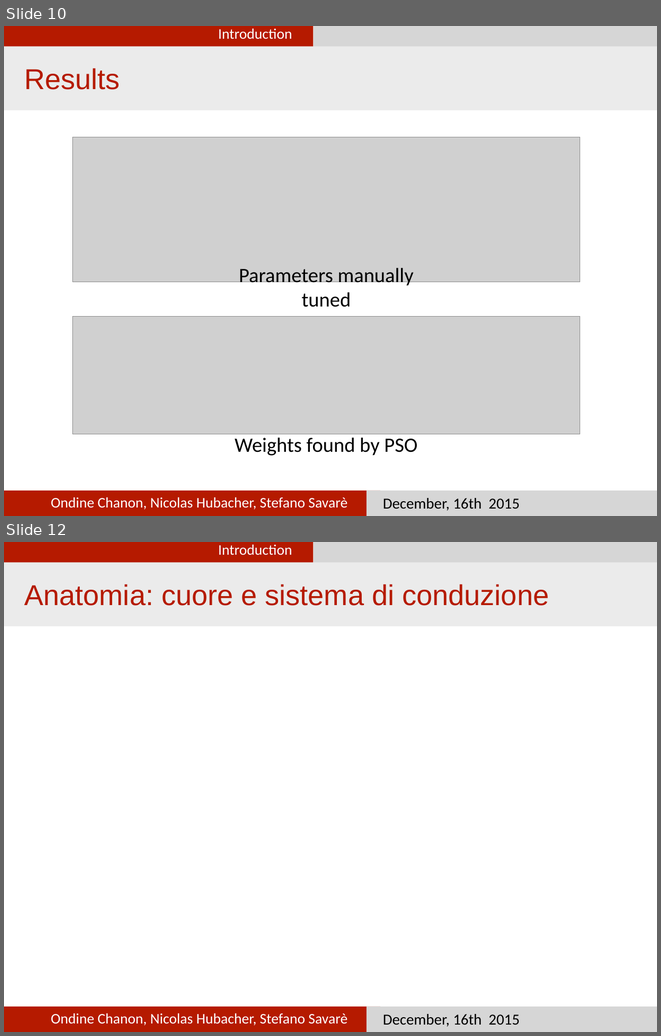
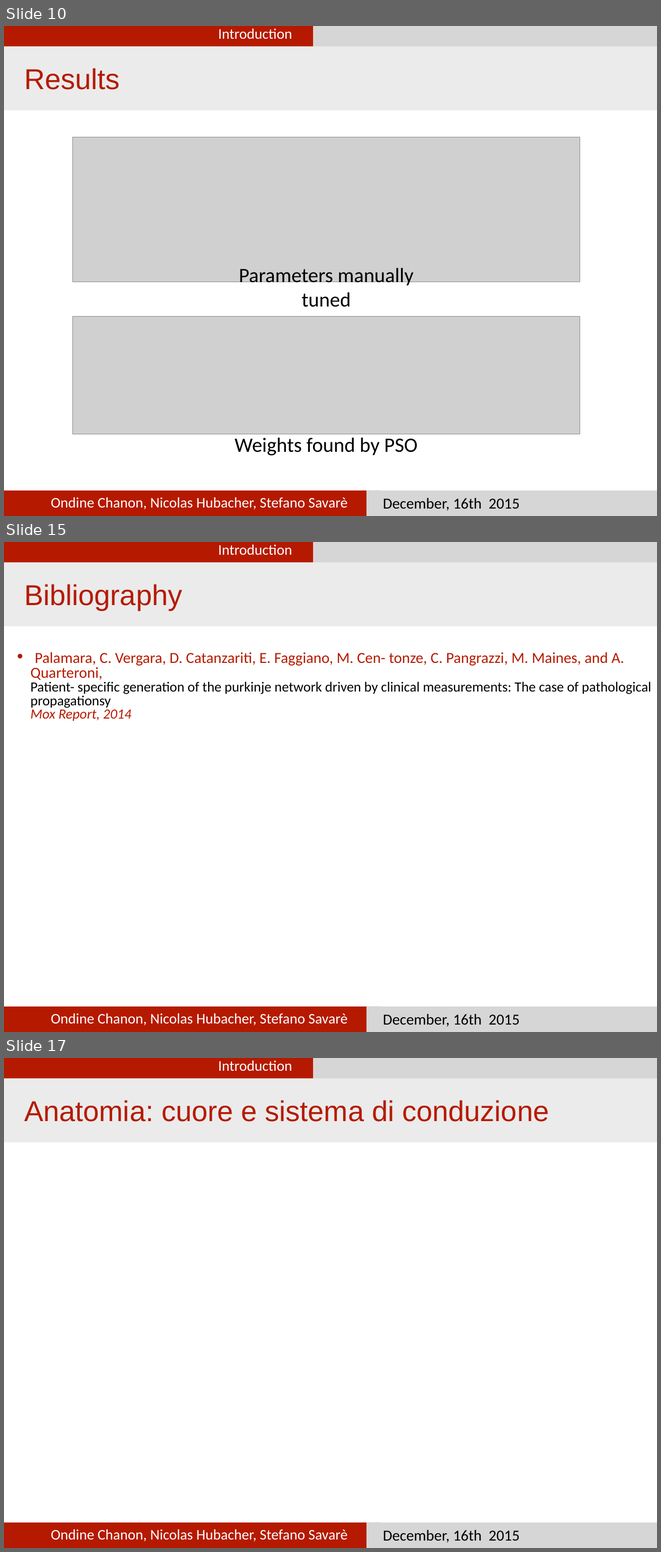
Before and after one commit to nhubi/disProject, a slide deck: Presentation/presentation.pptx. Shown one above the other, each under a label of ours: slides 10 and 12 before the commit, slides 10, 15 and 17 after it; the slides between them are not shown. The pictures are 661x1036 and 661x1552 pixels, drawn with LibreOffice and Linux fonts; fonts in the diff are those of the drawing; grey boxes stand for pictures. Boxes give left, top, right and bottom in pixels: in the first picture for what was removed or moved away, otherwise in the second. Text is boxed around its words. In the diff, an @@ line names an element or a change of style, - is before the commit and + after.

```diff
--- a/Presentation/presentation.pptx
+++ b/Presentation/presentation.pptx
@@ slide 15 added at <box>4,542,657,1032</box>, background #FFFFFF @@
@@ rectangle added at <box>4,542,314,564</box>, fill #B51A00 @@
@@ text added at <box>218,544,292,555</box>, 23 pt, text #FFFFFF @@
+Introduction
@@ rectangle added at <box>314,542,657,564</box>, fill #D6D6D6 @@
@@ rectangle added at <box>4,562,657,626</box>, fill #EBEBEB @@
@@ text added at <box>24,584,182,610</box>, 45 pt, text #B51A00 @@
+Bibliography
@@ text added at <box>30,652,651,721</box>, 22 pt, text #000000 @@
+• Palamara, C. Vergara, D. Catanzariti, E. Faggiano, M. Cen- tonze, C. Pangrazzi, M. Maines, and A. Quarteroni,
+  Patient- specific generation of the purkinje network driven by clinical measurements: The case of pathological propagationsy
+  Mox Report, 2014
@@ rectangle added at <box>4,1006,380,1032</box>, fill #B51A00 @@
@@ text added at <box>51,1013,347,1025</box>, 23 pt, text #FFFFFF @@
+Ondine Chanon, Nicolas Hubacher, Stefano Savarè
@@ rectangle added at <box>367,1006,657,1032</box>, fill #D6D6D6 @@
@@ text added at <box>383,1014,519,1026</box>, 24 pt, text #000000 @@
+December, 16th 2015
@@ what was slide 12 is now slide 17 @@
```
Also in this commit, not shown: 2 slides changed, 4 other slides added.
